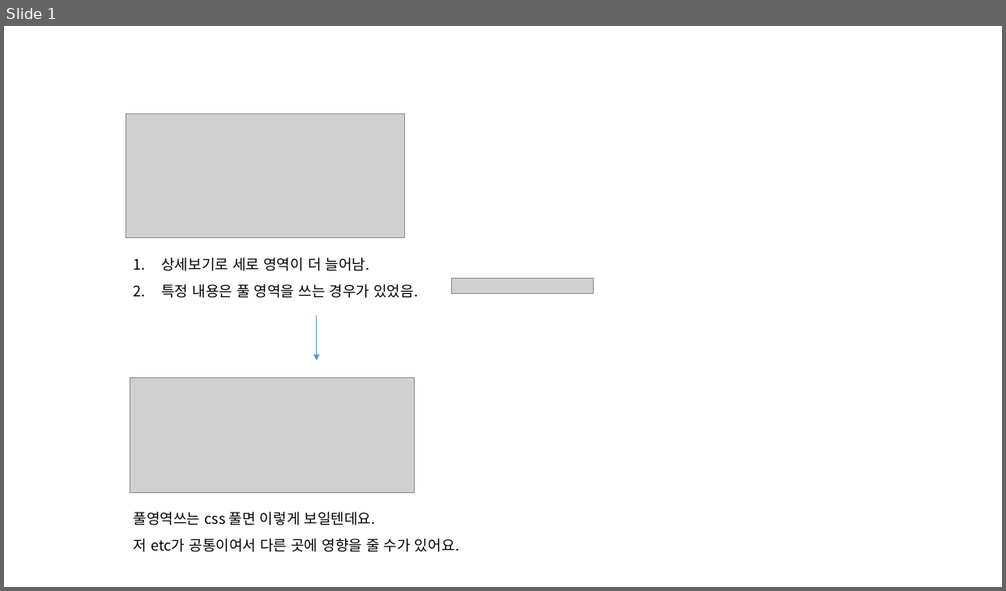
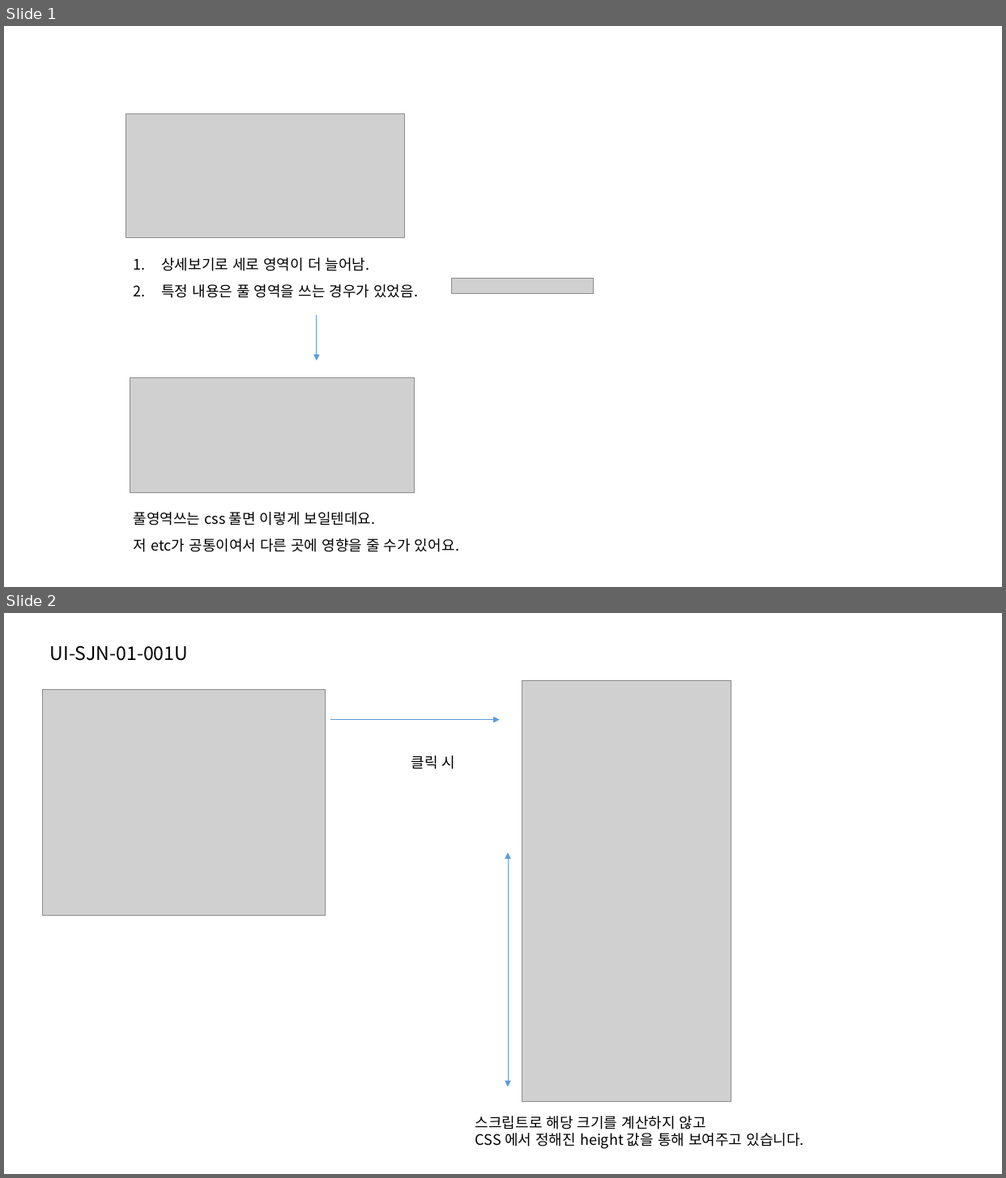
Before and after one commit to jeoungGyy/sejong, a slide deck: ppt/04-14.pptx. Shown one above the other, each under a label of ours: slide 1 before the commit, slides 1 and 2 after it. The pictures are 1006x591 and 1006x1178 pixels, drawn with LibreOffice and Linux fonts; fonts in the diff are those of the drawing; grey boxes stand for pictures. Boxes give left, top, right and bottom in pixels: in the first picture for what was removed or moved away, otherwise in the second. Text is boxed around its words. In the diff, an @@ line names an element or a change of style, - is before the commit and + after.

```diff
--- a/ppt/04-14.pptx
+++ b/ppt/04-14.pptx
@@ slide 2 added at (4, 613, 1002, 1174), background #FFFFFF @@
@@ text added at (50, 645, 188, 661), 18 pt, text #000000 @@
+UI-SJN-01-001U
@@ picture added at (522, 681, 731, 1102) @@
@@ picture added at (43, 690, 325, 916) @@
@@ arrow added from (330, 720) to (500, 720), #5B9BD5 0.5 pt @@
@@ text added at (411, 756, 456, 769), 14 pt, text #000000 @@
+클릭 시
@@ double arrow added from (508, 853) to (508, 1087), #5B9BD5 0.5 pt @@
@@ text added at (475, 1116, 804, 1149), 14 pt, text #000000 @@
+스크립트로 해당 크기를 계산하지 않고
+CSS 에서 정해진 height 값을 통해 보여주고 있습니다.
```
Also in this commit, not shown: 1 slide removed, 4 other files.
